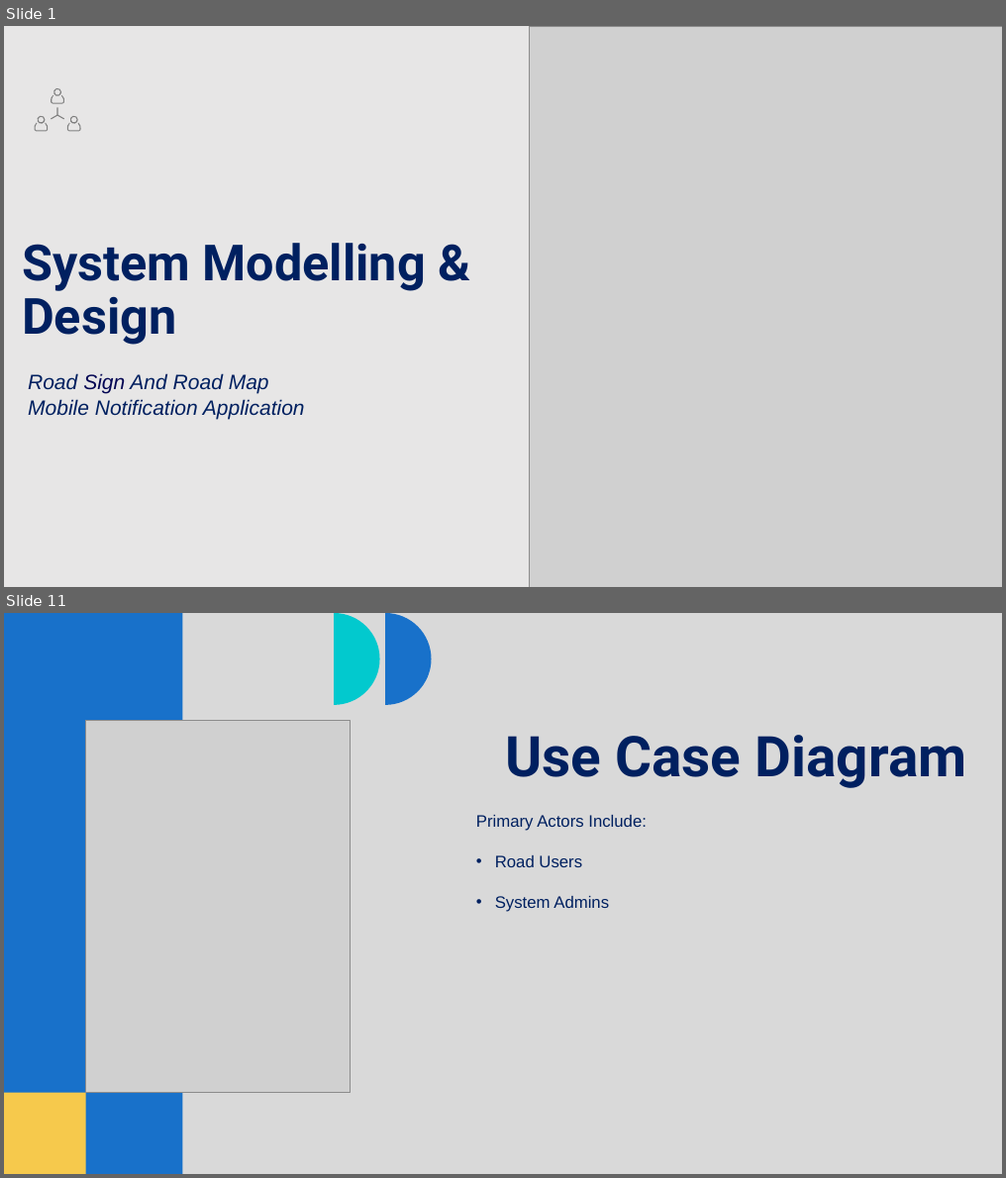
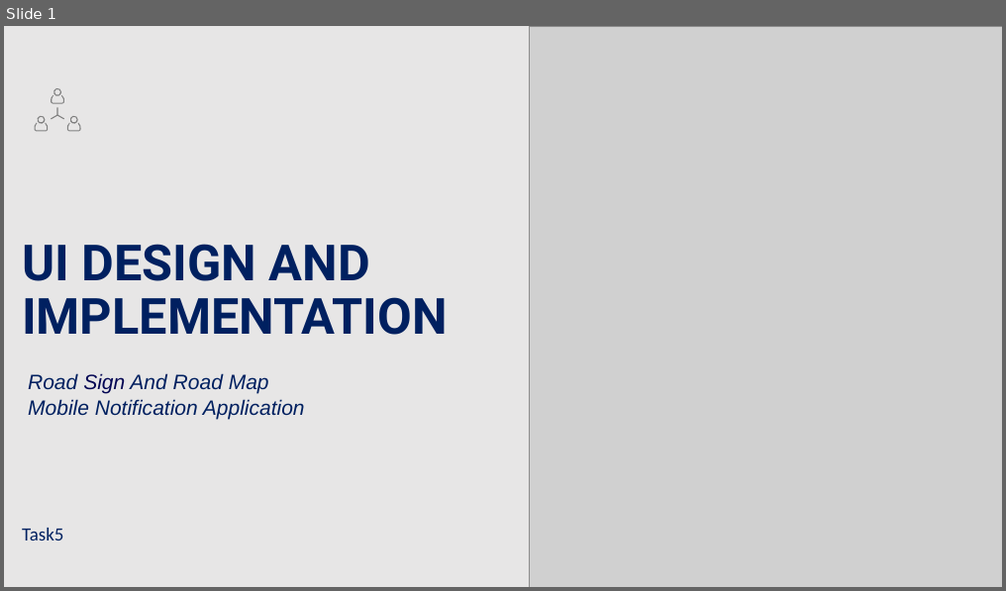
Before and after one commit to Thierry5610/CEF-440-Group-5, a slide deck: Task 4/Task 4.pptx. Shown one above the other, each under a label of ours: slides 1 and 11 before the commit, slide 1 after it; the slides between them are not shown. The pictures are 1006x1178 and 1006x591 pixels, drawn with LibreOffice and Linux fonts; fonts in the diff are those of the drawing; grey boxes stand for pictures. Boxes give left, top, right and bottom in pixels: in the first picture for what was removed or moved away, otherwise in the second. Text is boxed around its words. In the diff, an @@ line names an element or a change of style, - is before the commit and + after.

Commit message:
Updated Task 3, Task 4, and Task 5 presentations

```diff
--- a/Task 4/Task 4.pptx
+++ b/Task 4/Task 4.pptx
@@ slide 11 removed at (4, 613, 1002, 1174), background #D9D9D9 @@
@@ rectangle removed at (4, 613, 183, 1174) @@
@@ freeform shape removed at (334, 613, 380, 705) @@
@@ freeform shape removed at (385, 613, 431, 705) @@
@@ picture removed at (85, 721, 350, 1093) @@
@@ title removed at (505, 735, 967, 788) @@
-Use Case Diagram
@@ text removed at (476, 815, 647, 912) @@
-Primary Actors Include:
-• Road Users
-• System Admins
@@ rectangle removed at (4, 1093, 85, 1174) @@
@@ slide 1 changed as well @@
@@ title at (22, 244, 447, 335): text changed @@
-System Modelling & Design
+UI DESIGN AND IMPLEMENTATION
@@ text added at (22, 528, 63, 541), 18 pt, text #002060 @@
+Task5
```
Also in this commit, not shown: 3 other slides changed, 13 slides added, 19 other slides removed, 4 other files.
